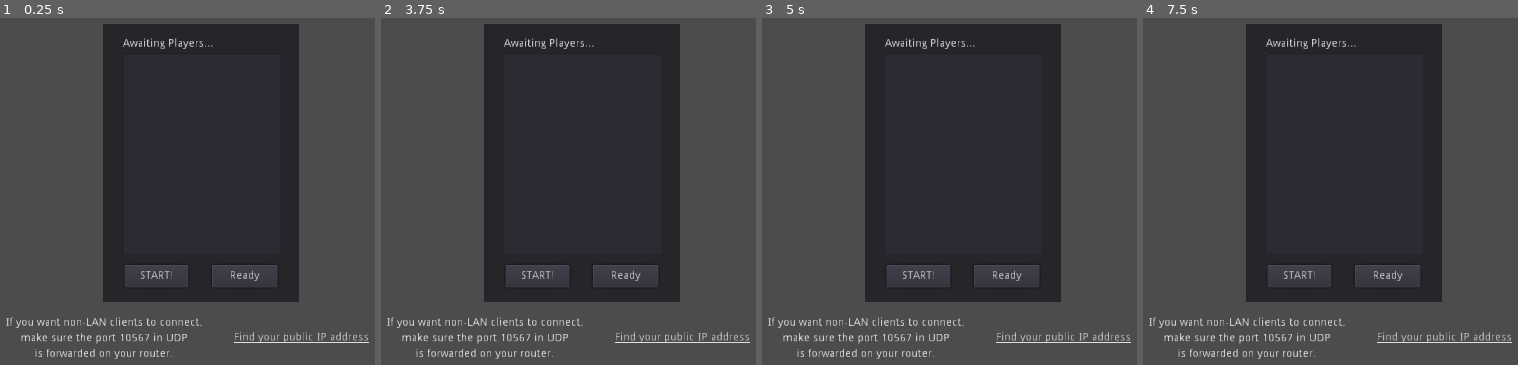
Above: before the commit, frames 1-4 (left to right).
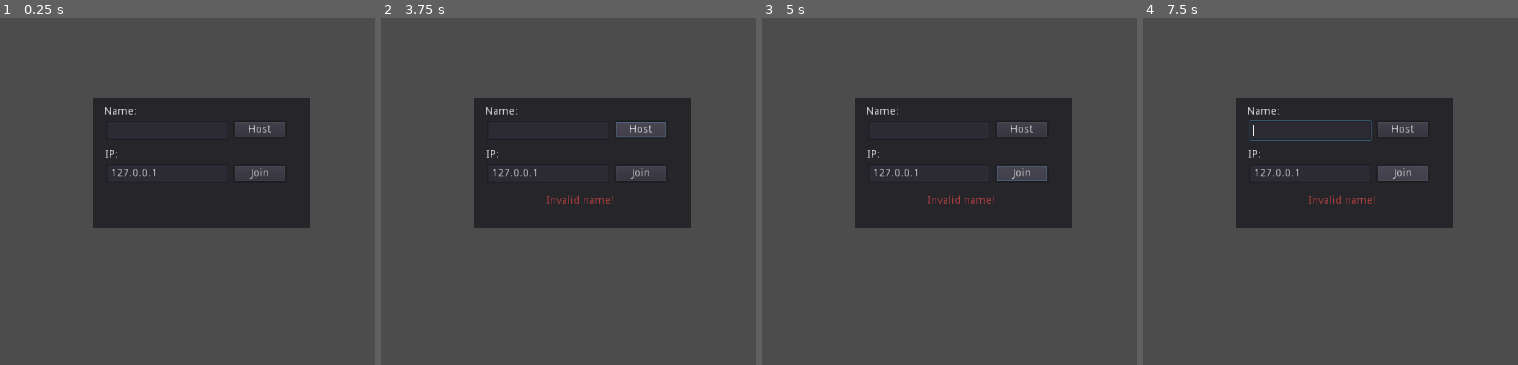
Above: after the commit, the same moments.

Repository: guillaumeVilar/multiplayer-bomber-godot
Game: Godot game, scene res://scenes/lobby.tscn
Two runs of this game, one before a commit and one after it. Both use one fixed random seed, a clock stepped at 60 frames per second and the inputs below. Before the commit the project starts from res://lobby.tscn.
Inputs (mouse positions are in pixels of both pictures, inside the frame that each line leads up to):
- Up to frame 1 (0.25 s): no input
- Up to frame 2 (3.75 s): click (538, 274) at 0.5 s, where only the run before the commit has a clickable "START!"; click (538, 274) at 1.25 s, where only the run before the commit has a clickable "START!"; click (624, 274) at 2 s, where only the run before the commit has a clickable "Ready"; click (624, 274) at 2.75 s, where only the run before the commit has a clickable "Ready"; click (639, 129) at 3.5 s, where only the run after the commit has a clickable "Host"
- Up to frame 3 (5 s): click (1020, 174) at 4.25 s, where only the run after the commit has a clickable "Join"
- Up to frame 4 (7.5 s): hold Right (move_right) 5.03-5.78 s; hold Down (move_down) 5.78-6.53 s; hold Right (move_right) 6.53-7.28 s; hold Up (move_up) from 7.28 s (still down)

The runs differ from the first frame. In frame 1, 24% of the frame differs, in the area x 1-99%, y 1-99%; in frame 2, 25%; in frame 3, 25%; in frame 4, 25%.
Error before the commit: Assertion failed. (res://gamestate.gd:163)

Commit message:
Move files to specific folders

Diff:
--- a/tileset.tres
+++ b/assets/tileset.tres
@@ -1,6 +1,6 @@
 [gd_resource type="TileSet" load_steps=3 format=2]
 
-[ext_resource path="res://brickfloor.png" type="Texture" id=1]
+[ext_resource path="res://assets/brickfloor.png" type="Texture" id=1]
 
 [sub_resource type="RectangleShape2D" id=1]
 extents = Vector2( 24, 24 )
--- a/project.godot
+++ b/project.godot
@@ -14,12 +14,12 @@
 config/description="A multiplayer implementation of the classical bomberman game.
 One of the players should press 'host', while the other
 should type in his address and press 'play'."
-run/main_scene="res://lobby.tscn"
-config/icon="res://icon.png"
+run/main_scene="res://scenes/lobby.tscn"
+config/icon="res://assets/icon.png"
 
 [autoload]
 
-gamestate="*res://gamestate.gd"
+gamestate="*res://scripts/gamestate.gd"
 
 [debug]
 
--- a/bomb.tscn
+++ b/scenes/bomb.tscn
@@ -1,8 +1,8 @@
 [gd_scene load_steps=8 format=2]
 
-[ext_resource path="res://bomb.gd" type="Script" id=1]
-[ext_resource path="res://brickfloor.png" type="Texture" id=2]
-[ext_resource path="res://explosion.png" type="Texture" id=3]
+[ext_resource path="res://scripts/bomb.gd" type="Script" id=1]
+[ext_resource path="res://assets/brickfloor.png" type="Texture" id=2]
+[ext_resource path="res://assets/explosion.png" type="Texture" id=3]
 
 [sub_resource type="RectangleShape2D" id=1]
 extents = Vector2( 8, 96 )
--- a/lobby.tscn
+++ b/scenes/lobby.tscn
@@ -1,6 +1,6 @@
 [gd_scene load_steps=2 format=2]
 
-[ext_resource path="res://lobby.gd" type="Script" id=1]
+[ext_resource path="res://scripts/lobby.gd" type="Script" id=1]
 
 [node name="Lobby" type="Control"]
 anchor_right = 1.0
@@ -10,6 +10,7 @@
 script = ExtResource( 1 )
 
 [node name="Players" type="Panel" parent="."]
+visible = false
 anchor_left = 0.5
 anchor_top = 0.5
 anchor_right = 0.5
@@ -75,7 +76,6 @@
 text = "Find your public IP address"
 
 [node name="Connect" type="Panel" parent="."]
-visible = false
 anchor_left = 0.5
 anchor_top = 0.5
 anchor_right = 0.5
--- a/player.tscn
+++ b/scenes/player.tscn
@@ -1,8 +1,8 @@
 [gd_scene load_steps=12 format=2]
 
-[ext_resource path="res://player.gd" type="Script" id=1]
-[ext_resource path="res://charwalk.png" type="Texture" id=2]
-[ext_resource path="res://montserrat.otf" type="DynamicFontData" id=3]
+[ext_resource path="res://scripts/player.gd" type="Script" id=1]
+[ext_resource path="res://assets/charwalk.png" type="Texture" id=2]
+[ext_resource path="res://assets/montserrat.otf" type="DynamicFontData" id=3]
 
 [sub_resource type="CircleShape2D" id=1]
 radius = 20.0
--- a/rock.tscn
+++ b/scenes/rock.tscn
@@ -1,7 +1,7 @@
 [gd_scene load_steps=5 format=2]
 
-[ext_resource path="res://rock.gd" type="Script" id=1]
-[ext_resource path="res://brickfloor.png" type="Texture" id=2]
+[ext_resource path="res://scripts/rock.gd" type="Script" id=1]
+[ext_resource path="res://assets/brickfloor.png" type="Texture" id=2]
 
 [sub_resource type="RectangleShape2D" id=1]
 extents = Vector2( 24, 24 )
--- a/tile_scene.tscn
+++ b/scenes/tile_scene.tscn
@@ -1,6 +1,6 @@
 [gd_scene load_steps=3 format=2]
 
-[ext_resource path="res://brickfloor.png" type="Texture" id=1]
+[ext_resource path="res://assets/brickfloor.png" type="Texture" id=1]
 
 [sub_resource type="RectangleShape2D" id=1]
 extents = Vector2( 24, 24 )
--- a/world.tscn
+++ b/scenes/world.tscn
@@ -1,9 +1,9 @@
 [gd_scene load_steps=6 format=2]
 
-[ext_resource path="res://tileset.tres" type="TileSet" id=1]
-[ext_resource path="res://rock.tscn" type="PackedScene" id=2]
-[ext_resource path="res://score.gd" type="Script" id=3]
-[ext_resource path="res://montserrat.otf" type="DynamicFontData" id=4]
+[ext_resource path="res://assets/tileset.tres" type="TileSet" id=1]
+[ext_resource path="res://scenes/rock.tscn" type="PackedScene" id=2]
+[ext_resource path="res://scripts/score.gd" type="Script" id=3]
+[ext_resource path="res://assets/montserrat.otf" type="DynamicFontData" id=4]
 
 [sub_resource type="DynamicFont" id=1]
 size = 44
--- a/gamestate.gd
+++ b/scripts/gamestate.gd
@@ -85,12 +85,12 @@
 
 remote func pre_start_game(spawn_points):
 	# Change scene.
-	var world = load("res://world.tscn").instance()
+	var world = load("res://scenes/world.tscn").instance()
 	get_tree().get_root().add_child(world)
 
 	get_tree().get_root().get_node("Lobby").hide()
 
-	var player_scene = load("res://player.tscn")
+	var player_scene = load("res://scenes/player.tscn")
 
 	for p_id in spawn_points:
 		var spawn_pos = world.get_node("SpawnPoints/" + str(spawn_points[p_id])).position
--- a/player.gd
+++ b/scripts/player.gd
@@ -75,7 +75,7 @@
 
 # Use sync because it will be called everywhere
 remotesync func setup_bomb(bomb_name, pos, by_who):
-	var bomb = preload("res://bomb.tscn").instance()
+	var bomb = preload("res://scenes/bomb.tscn").instance()
 	bomb.set_name(bomb_name) # Ensure unique name for the bomb
 	bomb.position = pos
 	bomb.from_player = by_who
Renamed: brickfloor.png -> assets/brickfloor.png
Not shown, changed: assets/brickfloor.png.import
Renamed: charwalk.png -> assets/charwalk.png
Not shown, changed: assets/charwalk.png.import
Renamed: explosion.png -> assets/explosion.png
Not shown, changed: assets/explosion.png.import
Renamed: icon.png -> assets/icon.png
Not shown, changed: assets/icon.png.import
Renamed: montserrat.otf -> assets/montserrat.otf
Renamed: rock_bit.png -> assets/rock_bit.png
Not shown, changed: assets/rock_bit.png.import
Renamed: bomb.gd -> scripts/bomb.gd
(and 6 more such lines)
